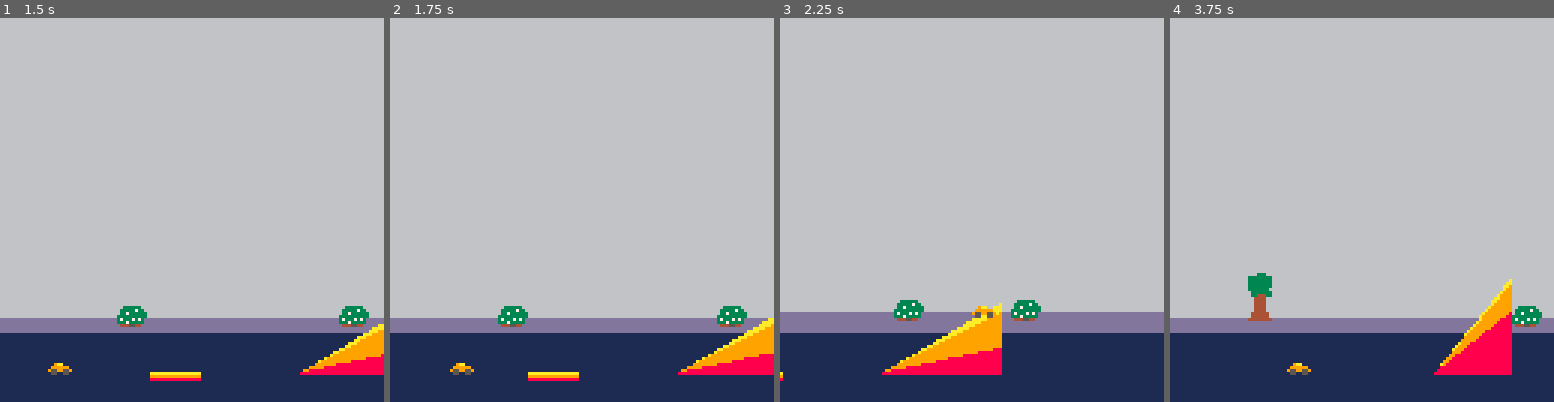
Above: before the commit, frames 1-4 (left to right).
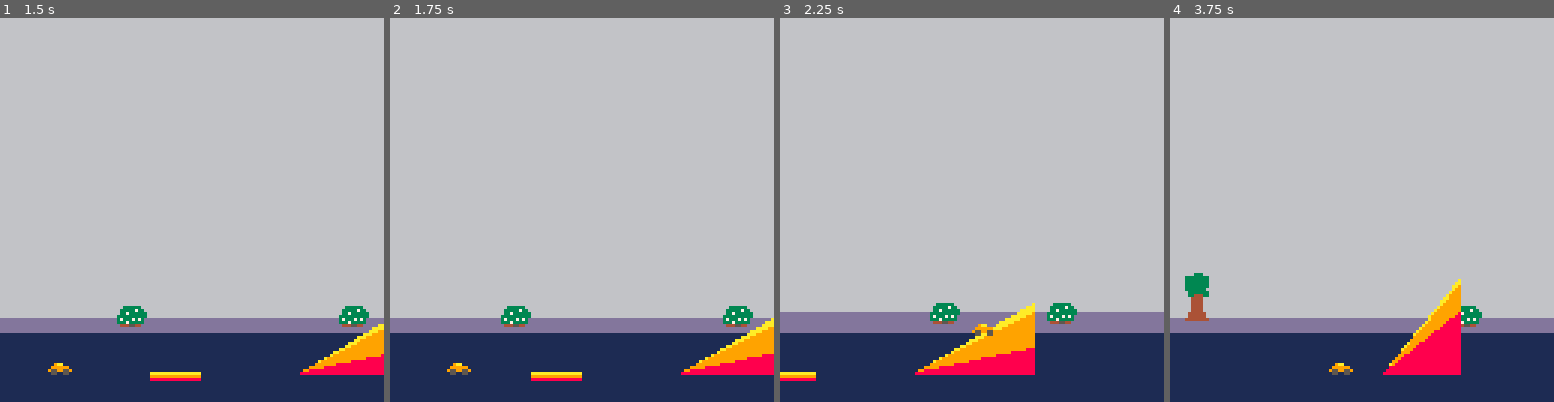
Above: after the commit, the same moments.

Repository: broquaint/pico8-carts
Game: PICO-8 cartridge racer.p8
The game is run twice, just before and just after one commit, with the same random seed, the same clock (stepped at 60 frames per second) and the same inputs.
Inputs:
- Up to frame 1 (1.5 s): tap X (X key) at 0.33, 1.07 s; tap O (Z key) at 0.7 s
- Up to frame 2 (1.75 s): hold Right from 1.6 s (still down); tap O (Z key) at 1.7 s
- Up to frame 3 (2.25 s): tap X (X key) at 1.85 s; release Right at 2.1 s; tap O (Z key) at 2.1 s; hold Up from 2.15 s (still down)
- Up to frame 4 (3.75 s): release Up at 2.42 s; hold Right 2.47-3.03 s; tap O (Z key) every 0.4 s from 2.5 to 3.7 s; tap X (X key) at 2.97 s; hold Left 3.08-3.58 s; hold Down from 3.63 s (still down)

Frame 1 is identical in both runs. In frame 2, 0.8% of the frame differs, in the area x 14-100%, y 75-95%; in frame 3, 4.8%; in frame 4, 6.7%, in the area x 3-97%, y 66-93%.

Commit message:
Misc numeric tweaks
Committing this so if I decide to come back later it will be easier to
see the difference in control. The feels are still some way off.

Diff:
--- a/racer.p8
+++ b/racer.p8
@@ -36,7 +36,7 @@
       x = 16,
       y = g_car_line,
       speed = 0,
-      accel = 0.6,
+      accel = 0.4,
       dy = 0,
       jumping = false,
       past = {},
@@ -71,11 +71,13 @@
 function make_ramp(attr, at) return make_obj(at, attr) end
 
 function track_car()
+   if(not DEBUG) return
+
    while #car.past > 50 do
       deli(car.past, 1)
    end
 
-   -- add(car.past, {x = car.x, y = car.y + 8})
+   add(car.past, {x = car.x, y = car.y + 8})
 end
 
 function respect_incline(r)
@@ -84,6 +86,7 @@
 end
 
 function apply_gravity()
+   -- The number used here feels about right, is arbitrary.
    car.dy += 35 * g_dt
    car.y += car.dy * g_dt
 
@@ -128,9 +131,12 @@
    end
 
    if btn(b_left) then
-      -- TODO Speed going backward should be lower
       if abs(car.speed - car.accel) < g_top_speed then
-         car.speed -= car.accel
+         if car.jumping and car.speed > 0 then
+            car.speed -= car.accel/3
+         else
+            car.speed -= car.accel
+         end
       end
    end
 
@@ -157,7 +163,8 @@
 
    local b = on_booster()
    if b and not car.boosted then
-      car.speed += b.boost
+      -- TODO implement a max speed ... but going insanely fast is fun.
+      car.speed += sgn(car.speed) * b.boost
       car.boosted_at = t()
    end
 
@@ -188,8 +195,9 @@
          local new_dy = car.dy - (0.03 * r.angle)
          if(car.boosted_at) new_dy *= 3
          car.dy = abs(new_dy) > 32 and -32 or new_dy
-      else
-         car.dy += 1
+      elseif btn(b_left) then
+         car.speed -= car.accel
+         car.dy += 10
       end
 
       if not accelerating then
